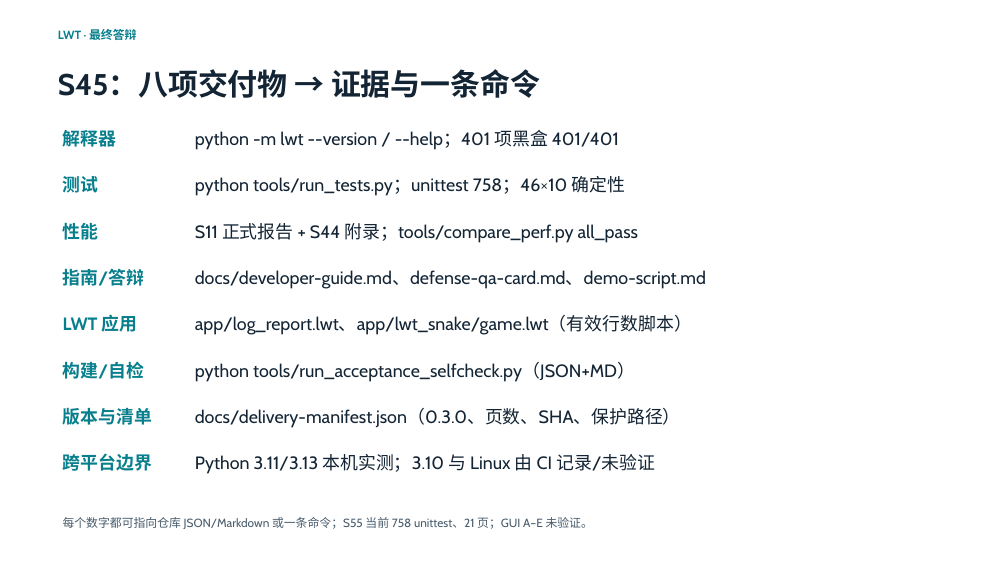
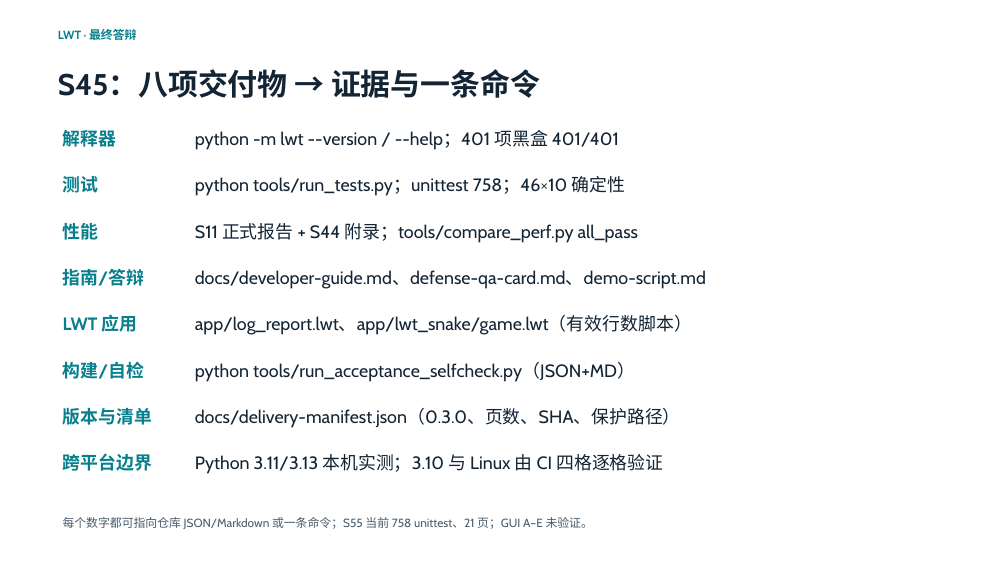
Before and after one commit to 05T1925/Interpreted-general-purpose-scripting-language-LWT, a slide deck: slide 18 of slides/LWT介绍.pptx. Drawn at 1008x567 pixels with LibreOffice and Linux fonts; fonts in the diff are those of the drawing. Boxes give left, top, right and bottom in pixels: in the first picture for what was removed or moved away, otherwise in the second. Text is boxed around its words. In the diff, an @@ line names an element or a change of style, - is before the commit and + after.

```diff
--- a/slides/LWT介绍.pptx
+++ b/slides/LWT介绍.pptx
@@ text at bbox=[195, 454, 663, 474]: text changed @@
-Python 3.11/3.13 本机实测；3.10 与 Linux 由 CI 记录/未验证
+Python 3.11/3.13 本机实测；3.10 与 Linux 由 CI 四格逐格验证
```
Also in this commit, not shown: 6 other slides changed, 12 other files.
